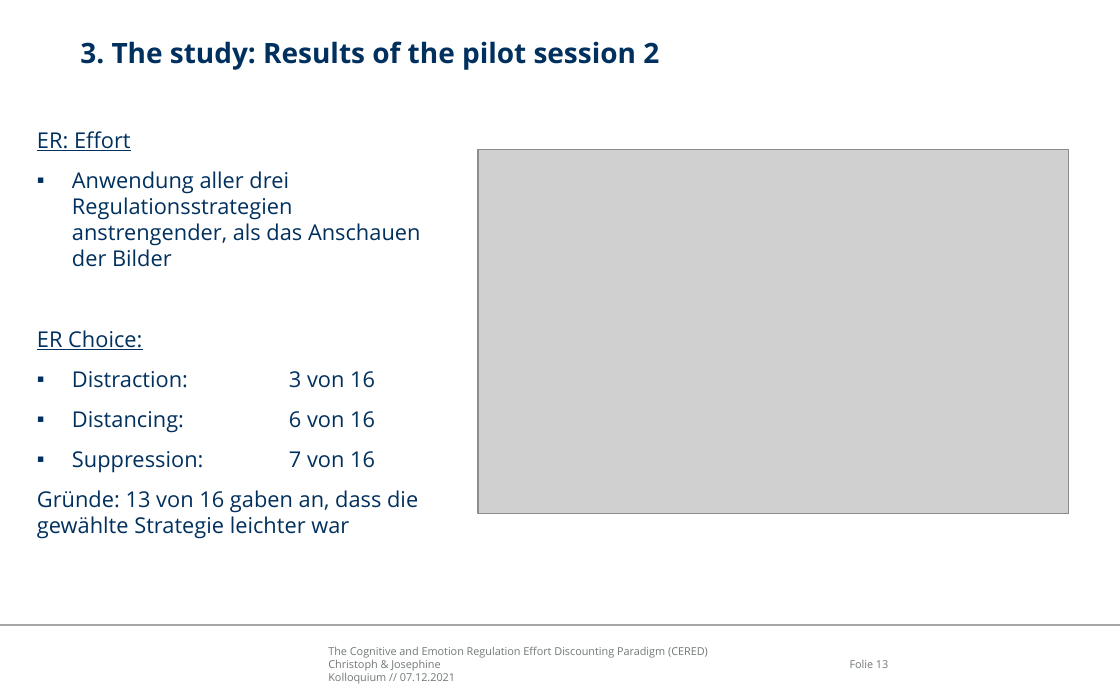
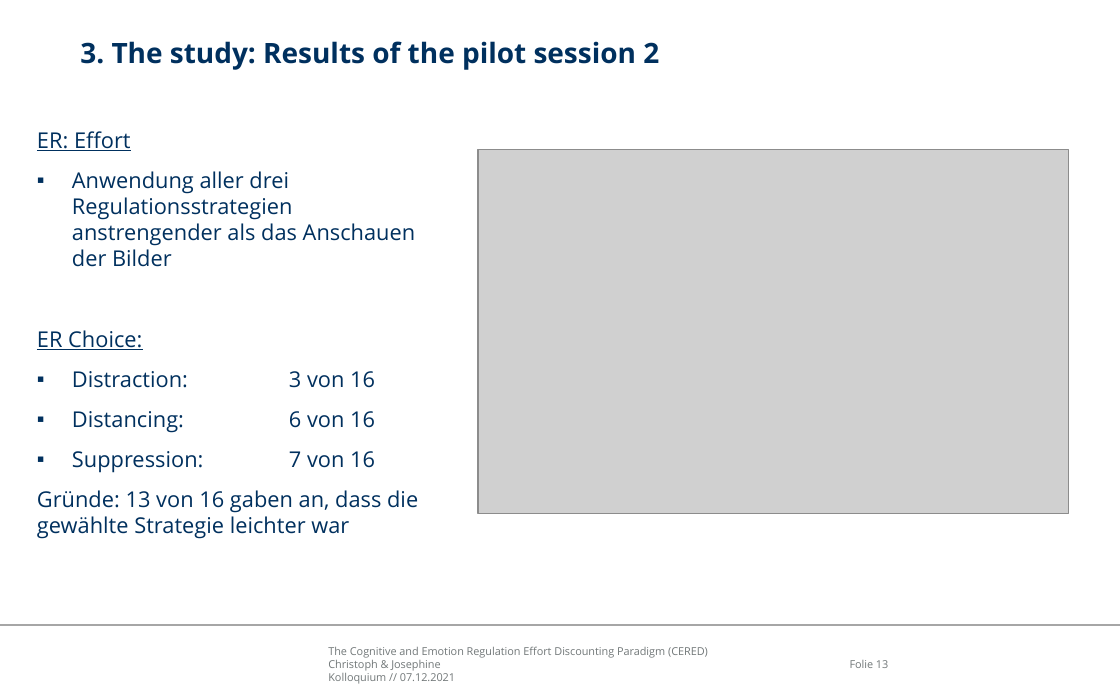
Before and after one commit to ChScheffel/CAD, a slide deck: slide 13 of 99_Thinktank/Talks/21-12-07_Kolloquium/CERED_Presentation.pptx. Drawn at 1120x700 pixels with LibreOffice and Linux fonts; fonts in the diff are those of the drawing; grey boxes stand for pictures; background and template pictures are left out. Boxes give left, top, right and bottom in pixels: in the first picture for what was removed or moved away, otherwise in the second. Text is boxed around its words. In the diff, an @@ line names an element or a change of style, - is before the commit and + after.

Commit message:
corrected typos

```diff
--- a/99_Thinktank/Talks/21-12-07_Kolloquium/CERED_Presentation.pptx
+++ b/99_Thinktank/Talks/21-12-07_Kolloquium/CERED_Presentation.pptx
@@ text at bbox=[72, 171, 416, 267]: text changed @@
-▪ Anwendung aller drei Regulationsstrategien anstrengender, als das Anschauen der Bilder
+▪ Anwendung aller drei Regulationsstrategien anstrengender als das Anschauen der Bilder
```
Also in this commit, not shown: 1 other slide changed.
